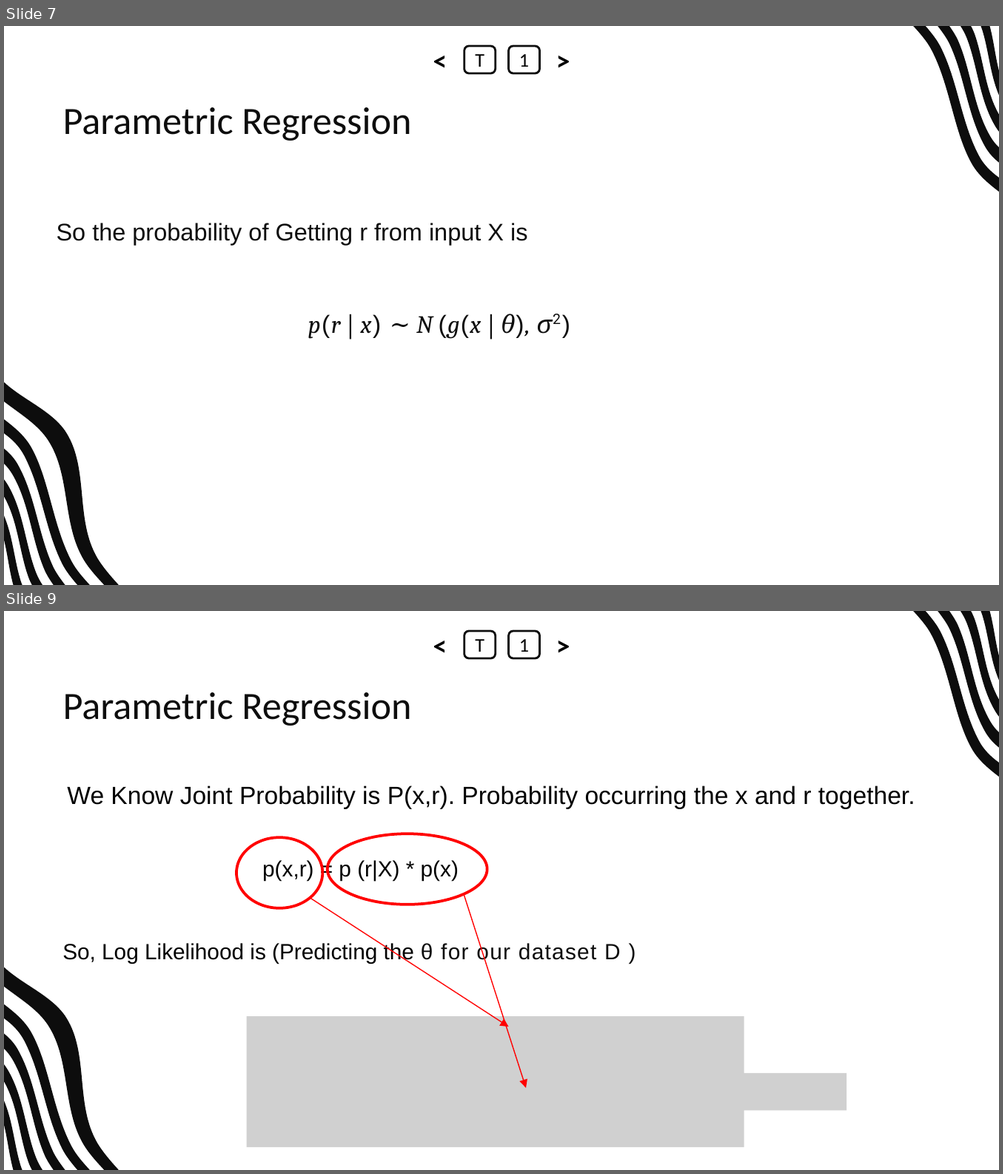
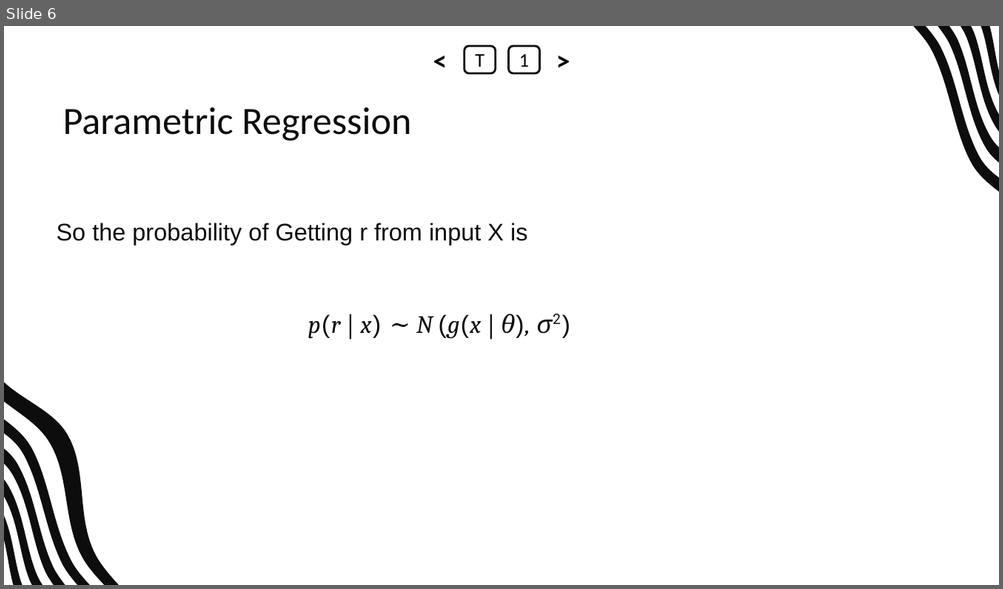
Before and after one commit to abrarhasan3/Green-Uni-All-Academic-Content, a slide deck: CSE 411 Machine Learning/LECTURE 5.pptx. Shown one above the other, each under a label of ours: slides 7 and 9 before the commit, slide 6 after it; the slides between them are not shown. The pictures are 1003x1174 and 1003x589 pixels, drawn with LibreOffice and Linux fonts; fonts in the diff are those of the drawing; grey boxes stand for pictures; background and template pictures are left out. Boxes give left, top, right and bottom in pixels: in the first picture for what was removed or moved away, otherwise in the second. Text is boxed around its words. In the diff, an @@ line names an element or a change of style, - is before the commit and + after.

Commit message:
Added ML

```diff
--- a/CSE 411 Machine Learning/LECTURE 5.pptx
+++ b/CSE 411 Machine Learning/LECTURE 5.pptx
@@ slide 9 removed at bbox=[4, 611, 999, 1170], background #FFFFFF; not listed: 9 template elements that a slide beside it also shows @@
@@ text removed at bbox=[425, 631, 455, 659] @@
-<
@@ rounded rectangle removed at bbox=[464, 631, 495, 659] @@
-T
@@ rounded rectangle removed at bbox=[508, 631, 539, 659] @@
-1
@@ text removed at bbox=[547, 631, 578, 659] @@
->
@@ title removed at bbox=[63, 692, 411, 726] @@
-Parametric Regression
@@ text removed at bbox=[67, 786, 915, 809] @@
-We Know Joint Probability is P(x,r). Probability occurring the x and r together.
@@ ellipse removed at bbox=[236, 837, 323, 908] @@
@@ ellipse removed at bbox=[327, 834, 487, 904] @@
@@ text removed at bbox=[262, 860, 458, 880] @@
-p(x,r) = p (r|X) * p(x)
@@ arrow removed from (310, 898) to (508, 1027) @@
@@ arrow removed from (464, 894) to (526, 1088) @@
@@ text removed at bbox=[62, 943, 620, 964] @@
-So, Log Likelihood is (Predicting the θ for our dataset D )
@@ picture removed at bbox=[247, 1017, 744, 1148] @@
@@ picture removed at bbox=[349, 1073, 846, 1111] @@
@@ what was slide 7 is now slide 6 @@
```
Also in this commit, not shown: 20 other slides removed.
